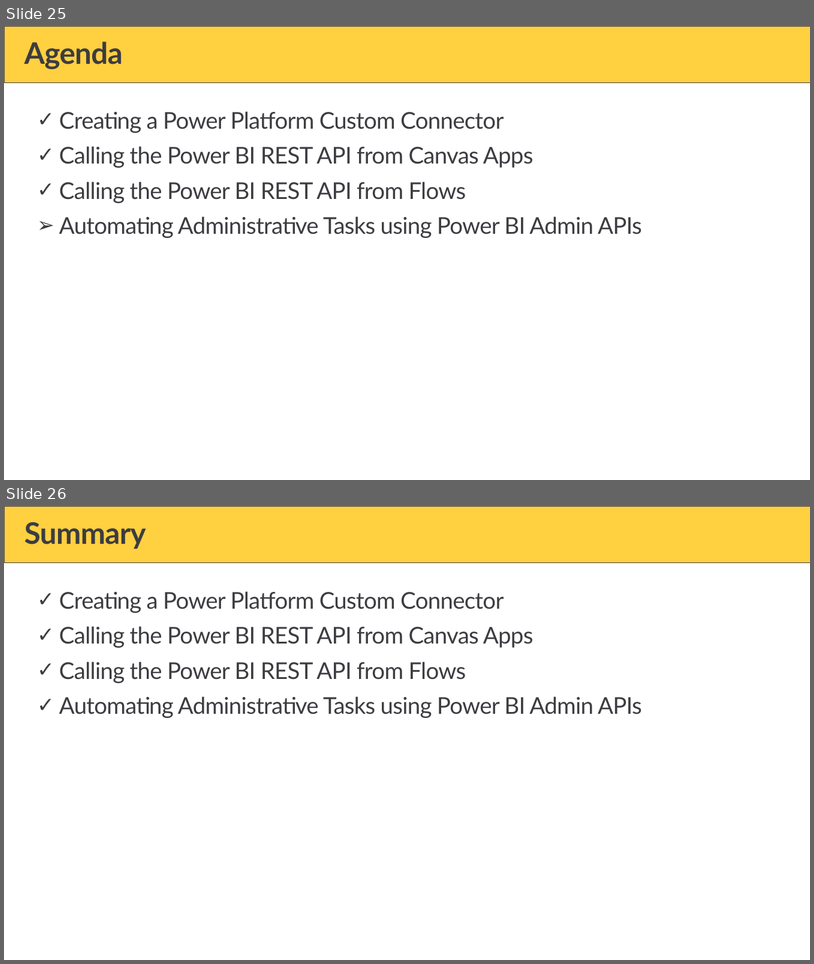
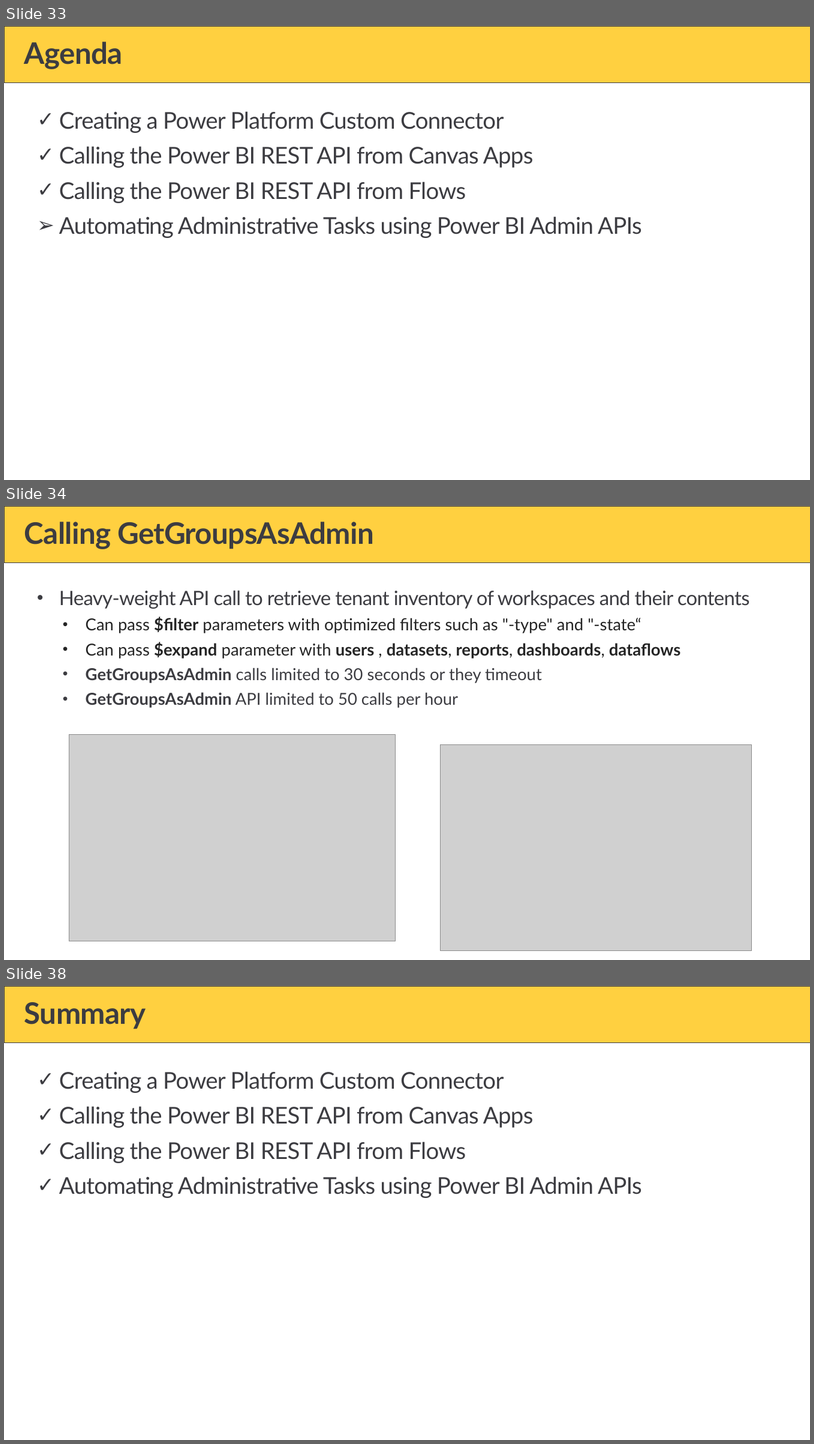
Before and after one commit to PowerBiDevCamp/Camp-Sessions, a slide deck: Session 17 - Building Solutions using Power Automate and the Power BI REST APIs.pptx. Shown one above the other, each under a label of ours: slides 25 and 26 before the commit, slides 33, 34 and 38 after it; the slides between them are not shown. The pictures are 814x964 and 814x1444 pixels, drawn with LibreOffice and Linux fonts; fonts in the diff are those of the drawing; grey boxes stand for pictures; background and template pictures are left out. Boxes give left, top, right and bottom in pixels: in the first picture for what was removed or moved away, otherwise in the second. Text is boxed around its words. In the diff, an @@ line names an element or a change of style, - is before the commit and + after.

```diff
--- a/Session 17 - Building Solutions using Power Automate and the Power BI REST APIs.pptx
+++ b/Session 17 - Building Solutions using Power Automate and the Power BI REST APIs.pptx
@@ slide 34 added at [4, 506, 810, 960], background #FFFFFF; not listed: 1 template element that a slide beside it also shows @@
@@ title added at [24, 522, 374, 549], 36 pt, text #3C3C41, bold @@
+Calling GetGroupsAsAdmin
@@ text added at [59, 590, 750, 708], 20 pt, text #3C3C41 @@
+• Heavy-weight API call to retrieve tenant inventory of workspaces and their contents
+  • Can pass $filter parameters with optimized filters such as "-type" and "-state“
+  • Can pass $expand parameter with users , datasets, reports, dashboards, dataflows
+  • GetGroupsAsAdmin calls limited to 30 seconds or they timeout
+  • GetGroupsAsAdmin API limited to 50 calls per hour
@@ picture added at [69, 734, 395, 940] @@
@@ picture added at [441, 744, 752, 951] @@
@@ what was slide 25 is now slide 33 @@
@@ what was slide 26 is now slide 38 @@
```
Also in this commit, not shown: 11 slides changed, 13 other slides added, 11 slides removed.
